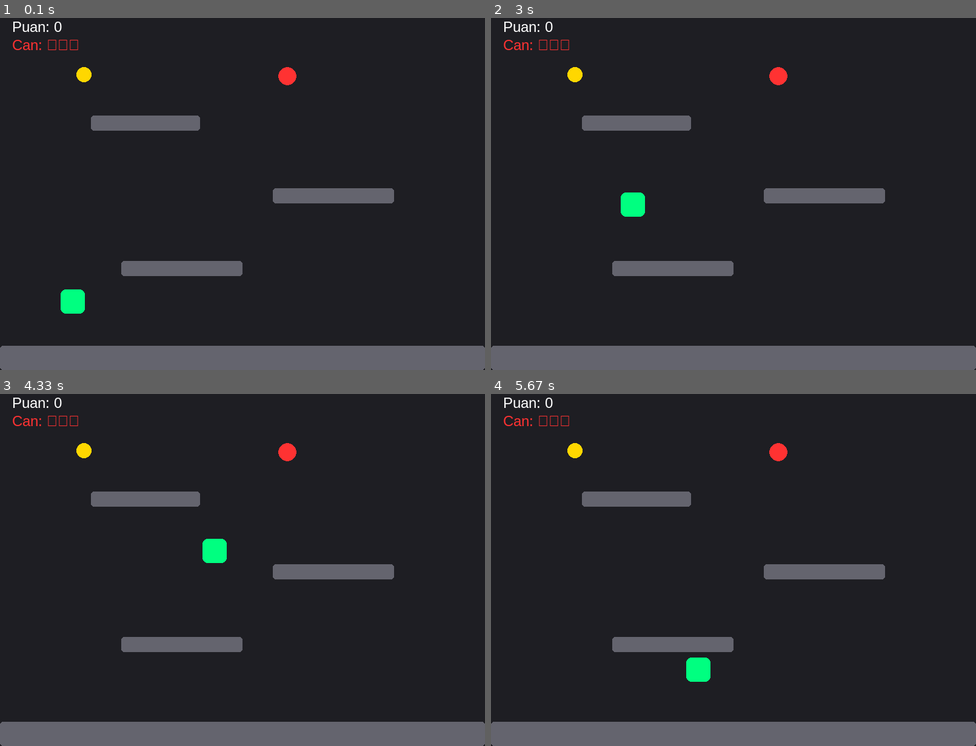
Above: before the commit, frames 1-4 (two rows, left to right).
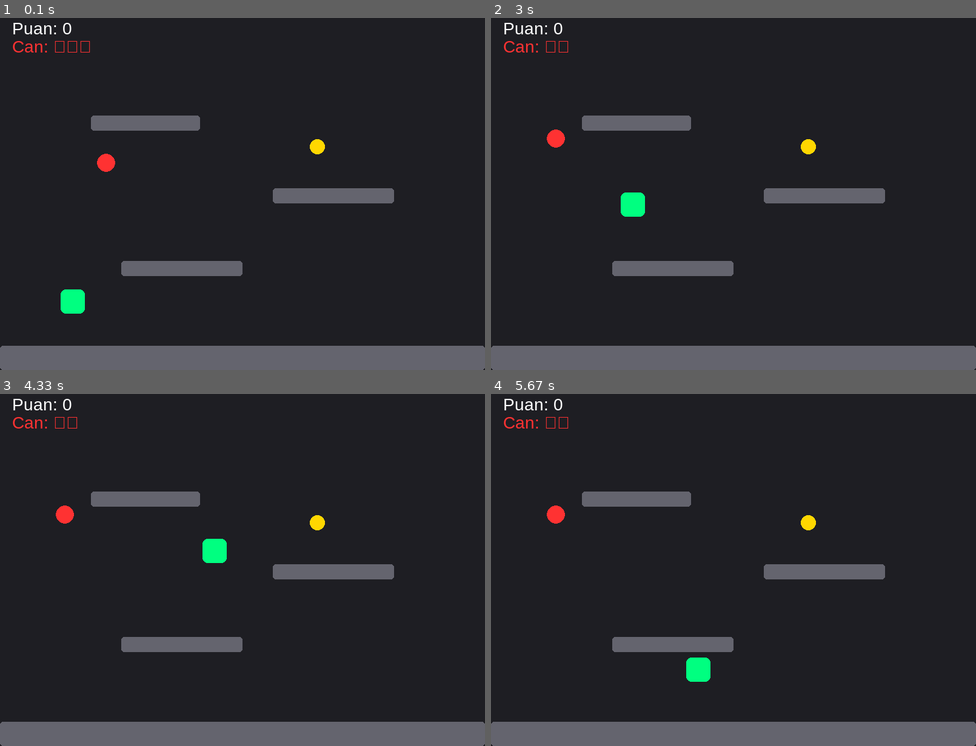
Above: after the commit, the same moments.

Repository: ikranarin/pygame_mini_game
Game: pygame game, started from PycharmProjects/Games/deneme1.py
Same seed, same stepped clock (60 frames per second), same inputs: the game is played once before the commit and once after it.
Inputs:
- Up to frame 1 (0.1 s): no input
- Up to frame 2 (3 s): hold Space 0.33-0.8 s; hold Right 0.33-0.8 s; hold Right 0.83-1.3 s; tap Space at 0.9, 1.2, 1.4, 1.7, 1.9, 2.2, 2.47, 2.77, 2.9 s; hold Right 1.33-1.8 s; hold Left 1.83-2.37 s; hold Left 2.4-2.8 s; hold Right from 2.83 s (still down)
- Up to frame 3 (4.33 s): tap Space at 3.2, 3.57, 3.87, 4.07 s; release Right at 3.47 s; hold Left 3.5-3.97 s; hold Right from 4 s (still down)
- Up to frame 4 (5.67 s): tap Space at 4.37, 4.57, 4.87, 5.07, 5.37, 5.63 s; release Right at 4.47 s; hold Right 4.5-4.97 s; hold Left 5-5.53 s; hold Left from 5.57 s (still down)

The runs differ from the first frame. In frame 1, 0.9% of the frame differs, in the area x 2-67%, y 1-44%; in frame 2, 0.9%; in frame 3, 0.9%; in frame 4, 0.9%.

Commit message:
feat: add game over menu with restart (R) and quit (Q) options

Diff:
--- a/PycharmProjects/Games/deneme1.py
+++ b/PycharmProjects/Games/deneme1.py
@@ -5,31 +5,41 @@
 pygame.init()
 GENISLIK, YUKSEKLIK = 800, 600
 ekran = pygame.display.set_mode((GENISLIK, YUKSEKLIK))
-pygame.display.set_caption("Python Platform Oyunu - Can Sistemi")
+pygame.display.set_caption("Python Platformer - Menü Sistemi")
 saat = pygame.time.Clock()
-font = pygame.font.SysFont("Arial", 24)
-font_buyuk = pygame.font.SysFont("Arial", 64)
+font = pygame.font.SysFont("Arial", 28)
+font_buyuk = pygame.font.SysFont("Arial", 72, bold=True)
 
 # --- RENKLER ---
 RENK_ARKA_PLAN = (30, 30, 35)
 RENK_OYUNCU = (0, 255, 128)
 RENK_PLATFORM = (100, 100, 110)
 RENK_ALTIN = (255, 215, 0)
-RENK_DUSMAN = (255, 50, 50)  # Kırmızı can kaybettiren nesne
+RENK_DUSMAN = (255, 50, 50)
 
-# --- OYUNCU AYARLARI ---
-oyuncu_rect = pygame.Rect(100, 450, 40, 40)
-hiz_x, hiz_y = 6, 0
-yercekimi, ziplama_gucu = 0.8, -15
-ziplama_hakki = 2
-tus_basili = False
 
-# CAN SİSTEMİ
-can = 3
-hasar_suresi = 0  # Karakter hasar alınca kısa süreliğine dokunulmaz olur
-oyun_bitti = False
+# --- OYUNU SIFIRLAMA FONKSİYONU ---
+def oyunu_sifirla():
+    global oyuncu_rect, hiz_y, ziplama_hakki, can, puan, oyun_bitti, hasar_suresi
+    oyuncu_rect = pygame.Rect(100, 450, 40, 40)
+    hiz_y = 0
+    ziplama_hakki = 2
+    can = 3
+    puan = 0
+    hasar_suresi = 0
+    oyun_bitti = False
+    yeni_konum(altin_rect)
+    yeni_konum(dusman_rect)
 
-# --- PLATFORMLAR ---
+
+def yeni_konum(rect):
+    rect.x = random.randint(50, 750)
+    rect.y = random.randint(50, 400)
+
+
+# --- NESNE TANIMLAMALARI ---
+altin_rect = pygame.Rect(0, 0, 25, 25)
+dusman_rect = pygame.Rect(0, 0, 30, 30)
 platformlar = [
     pygame.Rect(0, 560, 800, 40),
     pygame.Rect(200, 420, 200, 25),
@@ -37,46 +47,37 @@
     pygame.Rect(150, 180, 180, 25),
 ]
 
-# --- NESNELER ---
-altin_rect = pygame.Rect(random.randint(100, 700), 100, 25, 25)
-dusman_rect = pygame.Rect(random.randint(100, 700), 100, 30, 30)
-puan = 0
+oyunu_sifirla()  # İlk kez başlatırken sıfırla
 
+# --- ANA DÖNGÜ ---
+calisiyor = True
+tus_basili = False
 
-def yeni_konum(rect):
-    rect.x = random.randint(50, 750)
-    rect.y = random.randint(50, 400)
-
-
-# --- ANA OYUN DÖNGÜSÜ ---
-calisiyor = True
 while calisiyor:
     for olay in pygame.event.get():
         if olay.type == pygame.QUIT:
             calisiyor = False
 
     if not oyun_bitti:
-        # 2. Girdiler ve Hareket
+        # --- OYUN MANTIĞI ---
         tuslar = pygame.key.get_pressed()
         eski_x = oyuncu_rect.x
 
-        if tuslar[pygame.K_LEFT]: oyuncu_rect.x -= hiz_x
-        if tuslar[pygame.K_RIGHT]: oyuncu_rect.x += hiz_x
+        if tuslar[pygame.K_LEFT]: oyuncu_rect.x -= 6
+        if tuslar[pygame.K_RIGHT]: oyuncu_rect.x += 6
 
         for p in platformlar:
-            if oyuncu_rect.colliderect(p):
-                oyuncu_rect.x = eski_x
+            if oyuncu_rect.colliderect(p): oyuncu_rect.x = eski_x
 
         if tuslar[pygame.K_SPACE]:
             if not tus_basili and ziplama_hakki > 0:
-                hiz_y = ziplama_gucu
+                hiz_y = -15
                 ziplama_hakki -= 1
                 tus_basili = True
         else:
             tus_basili = False
 
-        # 3. Fizik
-        hiz_y += yercekimi
+        hiz_y += 0.8
         oyuncu_rect.y += hiz_y
 
         for p in platformlar:
@@ -89,44 +90,54 @@
                     oyuncu_rect.top = p.bottom
                     hiz_y = 0
 
-        # Altın Toplama
         if oyuncu_rect.colliderect(altin_rect):
             puan += 1
             yeni_konum(altin_rect)
 
-        # --- DÜŞMAN ÇARPIŞMASI ---
-        if hasar_suresi > 0:
-            hasar_suresi -= 1  # Dokunulmazlık süresini azalt
+        if hasar_suresi > 0: hasar_suresi -= 1
 
         if oyuncu_rect.colliderect(dusman_rect) and hasar_suresi == 0:
             can -= 1
-            hasar_suresi = 60  # Yaklaşık 1 saniye dokunulmazlık
+            hasar_suresi = 60
             yeni_konum(dusman_rect)
-            if can <= 0:
-                oyun_bitti = True
+            if can <= 0: oyun_bitti = True
 
-    # 4. Çizim İşlemleri
+    else:
+        # --- MENÜ MANTIĞI (GAME OVER EKRANI) ---
+        tuslar = pygame.key.get_pressed()
+        if tuslar[pygame.K_r]:
+            oyunu_sifirla()
+        if tuslar[pygame.K_q]:
+            calisiyor = False
+
+    # --- ÇİZİM ---
     ekran.fill(RENK_ARKA_PLAN)
 
-    for p in platformlar:
-        pygame.draw.rect(ekran, RENK_PLATFORM, p, border_radius=5)
+    if not oyun_bitti:
+        for p in platformlar:
+            pygame.draw.rect(ekran, RENK_PLATFORM, p, border_radius=5)
 
-    # Karakter hasar aldığında yanıp sönsün
-    if hasar_suresi % 10 < 5:
-        pygame.draw.rect(ekran, RENK_OYUNCU, oyuncu_rect, border_radius=8)
+        if hasar_suresi % 10 < 5:
+            pygame.draw.rect(ekran, RENK_OYUNCU, oyuncu_rect, border_radius=8)
 
-    pygame.draw.ellipse(ekran, RENK_ALTIN, altin_rect)
-    pygame.draw.rect(ekran, RENK_DUSMAN, dusman_rect, border_radius=15)  # Kırmızı Düşman
+        pygame.draw.ellipse(ekran, RENK_ALTIN, altin_rect)
+        pygame.draw.rect(ekran, RENK_DUSMAN, dusman_rect, border_radius=15)
 
-    # Bilgi Yazıları
-    puan_metni = font.render(f"Puan: {puan}", True, (255, 255, 255))
-    can_metni = font.render(f"Can: {'❤️' * can}", True, (255, 50, 50))
-    ekran.blit(puan_metni, (20, 20))
-    ekran.blit(can_metni, (20, 50))
+        ekran.blit(font.render(f"Puan: {puan}", True, (255, 255, 255)), (20, 20))
+        ekran.blit(font.render(f"Can: {'❤' * can}", True, (255, 50, 50)), (20, 50))
+    else:
+        # MENÜ EKRANI TASARIMI
+        pygame.draw.rect(ekran, (20, 20, 25), (150, 150, 500, 300), border_radius=20)
 
-    if oyun_bitti:
-        son_metin = font_buyuk.render("OYUN BİTTİ", True, (255, 0, 0))
-        ekran.blit(son_metin, (GENISLIK // 2 - 150, YUKSEKLIK // 2 - 50))
+        msg = font_buyuk.render("OYUN BİTTİ", True, (255, 50, 50))
+        puan_msg = font.render(f"Toplam Puan: {puan}", True, (255, 255, 255))
+        tekrar_msg = font.render("Yeniden Başlamak için 'R'", True, (0, 255, 128))
+        cikis_msg = font.render("Çıkış yapmak için 'Q'", True, (200, 200, 200))
+
+        ekran.blit(msg, (GENISLIK // 2 - 180, 200))
+        ekran.blit(puan_msg, (GENISLIK // 2 - 80, 300))
+        ekran.blit(tekrar_msg, (GENISLIK // 2 - 140, 360))
+        ekran.blit(cikis_msg, (GENISLIK // 2 - 110, 400))
 
     pygame.display.flip()
     saat.tick(60)
